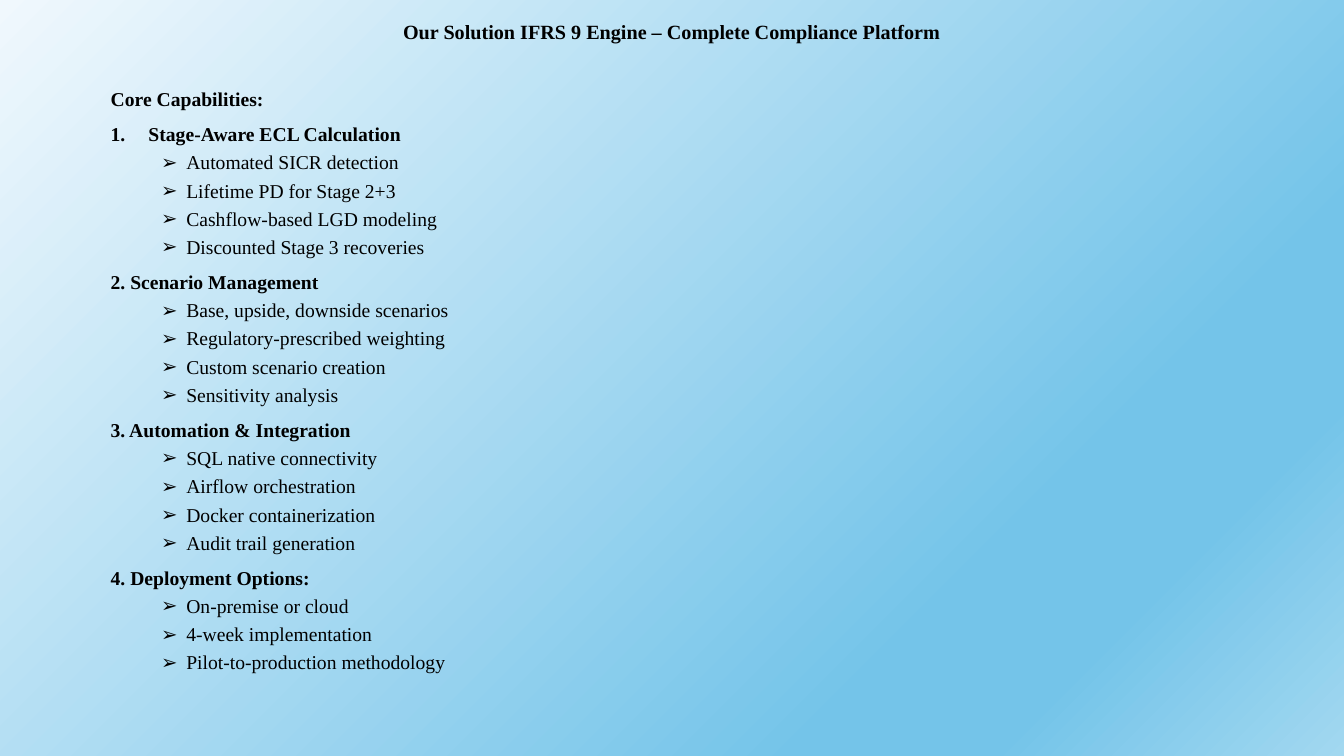
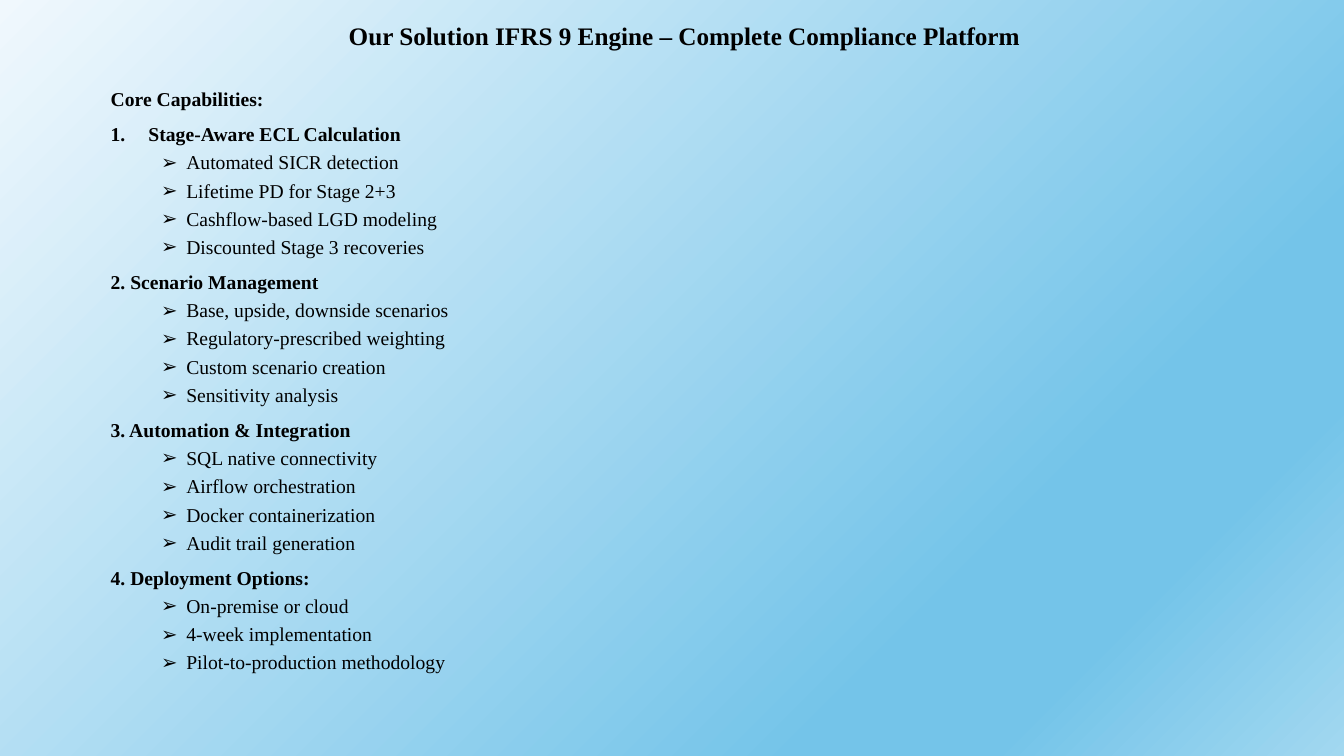
Before and after one commit to sampathkore4444/IFRS9-Engine, a slide deck: slide 4 of IFRS Engine.pptx. Drawn at 1344x756 pixels with LibreOffice and Linux fonts; fonts in the diff are those of the drawing. Boxes give left, top, right and bottom in pixels: in the first picture for what was removed or moved away, otherwise in the second. Text is boxed around its words. In the diff, an @@ line names an element or a change of style, - is before the commit and + after.

```diff
--- a/IFRS Engine.pptx
+++ b/IFRS Engine.pptx
@@ title "Our Solution IFRS 9 Engine ...": place and size @@
-title "Our Solution IFRS 9 Engine ..." at <box>403,24,940,44</box>
+title "Our Solution IFRS 9 Engine ..." at <box>349,27,1019,51</box>
@@ title "Our Solution IFRS 9 Engine ..." at <box>349,27,1019,51</box>: size 14.4 to 18 pt @@
```
Also in this commit, not shown: 9 other slides changed, 1 other file.
